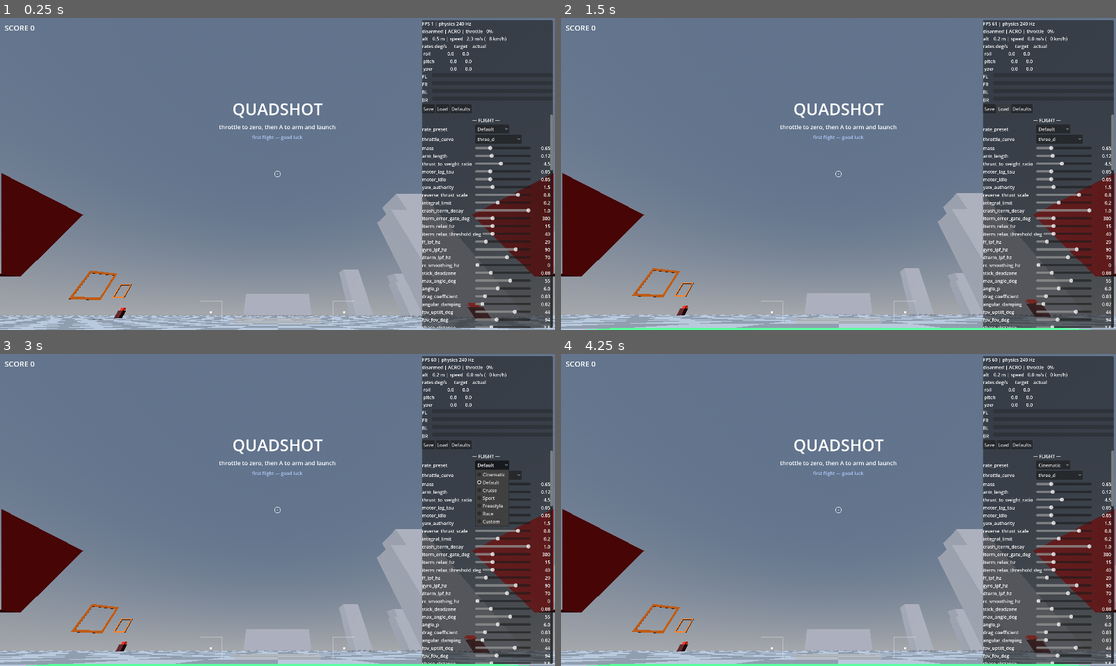
Above: before the commit, frames 1-4 (two rows, left to right).
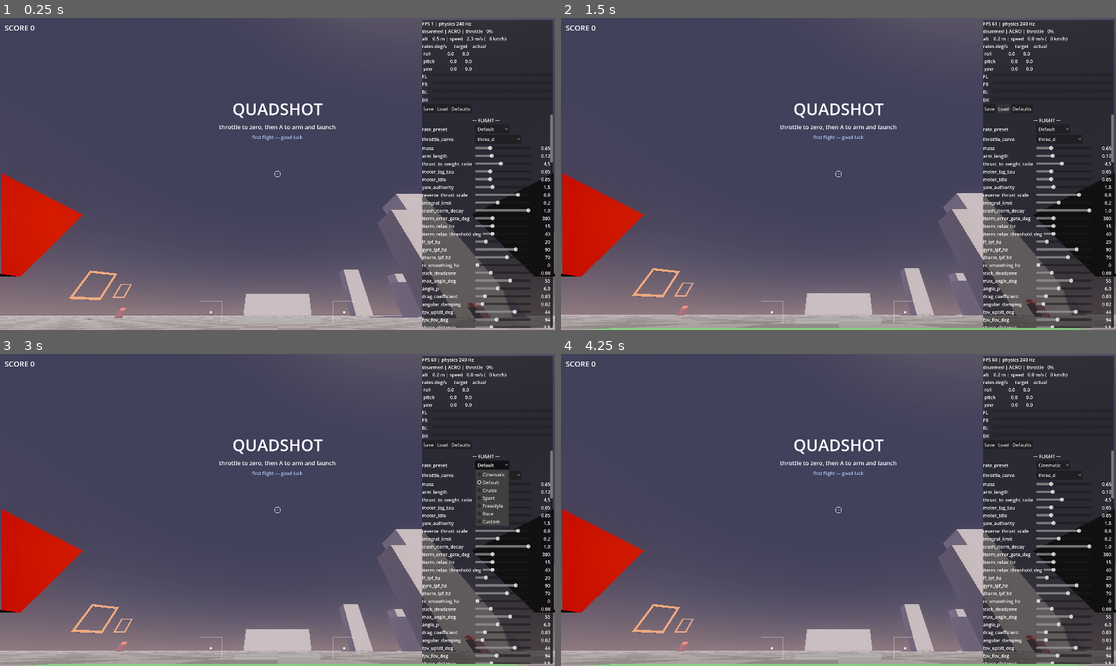
Above: after the commit, the same moments.

Repository: EhudVardi/QuadShot
Game: Godot game, scene res://scenes/dev_map.tscn
The game is run twice, just before and just after one commit, with the same random seed, the same clock (stepped at 60 frames per second) and the same inputs. This scene is started directly instead of the project's main scene.
Inputs:
- Up to frame 1 (0.25 s): no input
- Up to frame 2 (1.5 s): click "Save" at 0.5 s; click "Load" at 1.25 s
- Up to frame 3 (3 s): click "Defaults" at 2 s; click "Default" at 2.75 s
- Up to frame 4 (4.25 s): click "three_d" at 3.5 s

The runs differ from the first frame. In frame 1, 79% of the frame differs, in the area x 0-100%, y 0-100%; in frame 2, 79%; in frame 3, 79%; in frame 4, 79%.

Commit message:
Look pass: post-processing & atmosphere spike on the dev room
The dev room now carries an art-direction-agnostic mood pass, wired
live into the overlay exactly like flight tuning:

- LookConfig (resources/look_config.gd), a TunableConfig holding the
  mood knobs; default_look_config.tres is dialed for a dusk look on
  open, not neutral.
- LookController (scripts/environment/look_controller.gd) writes it
  onto the scene Environment + Sun every frame, so the overlay's new
  LOOK section tunes exposure, glow/bloom, SSAO, fog, color grade,
  ambient and sun angle/energy while the gamepad flies.
- dev_room.tscn: AgX tonemap, screen-blend glow (HDR-thresholded so
  only emissive/sun bloom), SSAO, height fog with warm scatter, a
  dusk procedural sky and a warm low sun.

Main/greybox is untouched: its overlay leaves look_config null, so the
LOOK section and the whole pass are skipped there until the look is
proven and rolled in. No external assets — all config/shaders, within
the greybox asset policy. All five headless tests still pass; main and
dev_map both boot clean.

Diff:
--- /dev/null
+++ b/resources/default_look_config.tres
@@ -0,0 +1,23 @@
+[gd_resource type="Resource" script_class="LookConfig" load_steps=2 format=3]
+
+[ext_resource type="Script" path="res://resources/look_config.gd" id="1_look"]
+
+[resource]
+script = ExtResource("1_look")
+exposure = 1.0
+glow_intensity = 0.9
+glow_strength = 1.0
+glow_bloom = 0.1
+glow_hdr_threshold = 1.0
+ssao_intensity = 2.5
+ssao_radius = 1.2
+fog_density = 0.006
+fog_aerial_perspective = 0.6
+fog_sky_affect = 0.4
+brightness = 1.0
+contrast = 1.08
+saturation = 1.12
+ambient_energy = 1.0
+sun_energy = 1.4
+sun_pitch_deg = 40.0
+sun_yaw_deg = 30.0
--- /dev/null
+++ b/resources/look_config.gd
@@ -0,0 +1,56 @@
+class_name LookConfig
+extends TunableConfig
+
+## Post-processing / atmosphere mood (pre-M5 "look-lite" pass). Live-tunable
+## exactly like FlightConfig: a LookController reads these each frame and
+## writes them onto the scene's Environment and Sun, so the overlay tunes the
+## whole mood while the gamepad flies. Tonemapper is fixed to AgX (filmic,
+## gentle highlight desaturation — kind to emissive/neon); exposure and the
+## rest are the knobs. Defaults are already dialed for a dusk mood, not
+## neutral — the point of the pass is that it looks good on open.
+
+@export_group("Exposure")
+@export var exposure: float = 1.0
+
+@export_group("Glow")
+## Only pixels brighter than glow_hdr_threshold bloom, so emissive/neon and
+## the sun glow while flat surfaces stay crisp. glow_bloom adds a little
+## threshold-independent softness on top.
+@export var glow_intensity: float = 0.9
+@export var glow_strength: float = 1.0
+@export var glow_bloom: float = 0.1
+@export var glow_hdr_threshold: float = 1.0
+
+@export_group("Ambient Occlusion")
+@export var ssao_intensity: float = 2.5
+@export var ssao_radius: float = 1.2
+
+@export_group("Fog")
+@export var fog_density: float = 0.006
+@export var fog_aerial_perspective: float = 0.6
+@export var fog_sky_affect: float = 0.4
+
+@export_group("Color Grade")
+@export var brightness: float = 1.0
+@export var contrast: float = 1.08
+@export var saturation: float = 1.12
+
+@export_group("Lighting")
+@export var ambient_energy: float = 1.0
+@export var sun_energy: float = 1.4
+## Sun elevation (deg above the horizon) and compass angle — the time-of-day
+## and shadow-direction knobs.
+@export var sun_pitch_deg: float = 40.0
+@export var sun_yaw_deg: float = 30.0
+
+
+const SAVE_PATH: String = "user://look_config.tres"
+const DEFAULTS_PATH: String = "res://resources/default_look_config.tres"
+
+
+func save_path() -> String:
+	return SAVE_PATH
+
+
+func defaults_path() -> String:
+	return DEFAULTS_PATH
--- a/scenes/dev_map.tscn
+++ b/scenes/dev_map.tscn
@@ -15,6 +15,7 @@
 [ext_resource type="Resource" path="res://resources/default_audio_config.tres" id="14_acfg"]
 [ext_resource type="PackedScene" path="res://scenes/combat/exit_gate.tscn" id="15_gate"]
 [ext_resource type="PackedScene" path="res://scenes/ui/draft_screen.tscn" id="16_draft"]
+[ext_resource type="Resource" path="res://resources/default_look_config.tres" id="17_lookcfg"]
 
 [node name="Main" type="Node3D"]
 script = ExtResource("4_main")
@@ -48,6 +49,7 @@
 drone = NodePath("../Drone")
 combat_config = ExtResource("7_ccfg")
 audio_config = ExtResource("14_acfg")
+look_config = ExtResource("17_lookcfg")
 
 [node name="Hud" parent="." instance=ExtResource("9_hud")]
 
--- a/scenes/environment/dev_room.tscn
+++ b/scenes/environment/dev_room.tscn
@@ -1,7 +1,9 @@
-[gd_scene load_steps=32 format=3]
+[gd_scene load_steps=34 format=3]
 
 [ext_resource type="Shader" path="res://resources/checker_ground.gdshader" id="1_checker"]
 [ext_resource type="PackedScene" path="res://scenes/environment/gate.tscn" id="2_gate"]
+[ext_resource type="Script" path="res://scripts/environment/look_controller.gd" id="3_look"]
+[ext_resource type="Resource" path="res://resources/default_look_config.tres" id="4_lookcfg"]
 
 [sub_resource type="ShaderMaterial" id="mat_ground"]
 shader = ExtResource("1_checker")
@@ -95,6 +97,13 @@
 size = Vector3(8, 1.5, 30)
 
 [sub_resource type="ProceduralSkyMaterial" id="sky_mat"]
+sky_top_color = Color(0.1, 0.13, 0.22, 1)
+sky_horizon_color = Color(0.5, 0.42, 0.42, 1)
+sky_curve = 0.12
+ground_horizon_color = Color(0.4, 0.34, 0.32, 1)
+ground_bottom_color = Color(0.08, 0.07, 0.09, 1)
+sun_angle_max = 20.0
+sun_curve = 0.08
 
 [sub_resource type="Sky" id="sky"]
 sky_material = SubResource("sky_mat")
@@ -102,6 +111,25 @@
 [sub_resource type="Environment" id="environment"]
 background_mode = 2
 sky = SubResource("sky")
+ambient_light_source = 3
+tonemap_mode = 4
+tonemap_exposure = 1.0
+ssao_enabled = true
+ssao_radius = 1.2
+ssao_intensity = 2.5
+glow_enabled = true
+glow_blend_mode = 1
+glow_bloom = 0.1
+glow_hdr_threshold = 1.0
+fog_enabled = true
+fog_light_color = Color(0.62, 0.56, 0.66, 1)
+fog_sun_scatter = 0.2
+fog_density = 0.006
+fog_aerial_perspective = 0.6
+fog_sky_affect = 0.4
+adjustment_enabled = true
+adjustment_contrast = 1.08
+adjustment_saturation = 1.12
 
 [node name="DevRoom" type="Node3D"]
 
@@ -110,7 +138,13 @@
 
 [node name="Sun" type="DirectionalLight3D" parent="."]
 transform = Transform3D(0.866025, 0.383022, -0.321394, 0, 0.642788, 0.766044, 0.5, -0.663414, 0.55667, 0, 30, 0)
+light_color = Color(1, 0.9, 0.78, 1)
+light_energy = 1.4
 shadow_enabled = true
+
+[node name="LookController" type="Node" parent="."]
+script = ExtResource("3_look")
+look_config = ExtResource("4_lookcfg")
 
 [node name="Ground" type="StaticBody3D" parent="."]
 
--- /dev/null
+++ b/scripts/environment/look_controller.gd
@@ -0,0 +1,66 @@
+class_name LookController
+extends Node
+
+## Applies a LookConfig onto the scene's Environment and Sun every frame
+## (pre-M5 look pass), so the debug overlay tunes the whole mood live — same
+## contract as FlightController re-reading fov/uptilt. Owns no look values
+## itself; the shared default_look_config.tres is the source of truth, so the
+## overlay's LOOK sliders and this controller stay in lockstep.
+
+const TONEMAP_AGX: int = 4  # Environment.TONE_MAPPER_AGX
+
+@export var look_config: LookConfig
+
+@onready var _world_env: WorldEnvironment = get_node_or_null(^"../WorldEnvironment")
+@onready var _sun: DirectionalLight3D = get_node_or_null(^"../Sun")
+
+
+func _ready() -> void:
+	if _world_env == null or _world_env.environment == null or look_config == null:
+		push_warning("[look] missing WorldEnvironment/Sun/config — disabled")
+		set_process(false)
+		return
+	if look_config.load_from_user():
+		print("[look] loaded %s" % look_config.save_path())
+	_enable_features()
+
+
+func _process(_delta: float) -> void:
+	_apply()
+
+
+## Feature toggles are set once; the numeric mood lives in the config and is
+## re-applied each frame so live tuning takes effect immediately.
+func _enable_features() -> void:
+	var env: Environment = _world_env.environment
+	env.tonemap_mode = TONEMAP_AGX
+	env.glow_enabled = true
+	env.ssao_enabled = true
+	env.fog_enabled = true
+	env.adjustment_enabled = true
+
+
+func _apply() -> void:
+	var env: Environment = _world_env.environment
+	env.tonemap_exposure = look_config.exposure
+	env.glow_intensity = look_config.glow_intensity
+	env.glow_strength = look_config.glow_strength
+	env.glow_bloom = look_config.glow_bloom
+	env.glow_hdr_threshold = look_config.glow_hdr_threshold
+	env.ssao_intensity = look_config.ssao_intensity
+	env.ssao_radius = look_config.ssao_radius
+	env.fog_density = look_config.fog_density
+	env.fog_aerial_perspective = look_config.fog_aerial_perspective
+	env.fog_sky_affect = look_config.fog_sky_affect
+	env.adjustment_brightness = look_config.brightness
+	env.adjustment_contrast = look_config.contrast
+	env.adjustment_saturation = look_config.saturation
+	env.ambient_light_energy = look_config.ambient_energy
+	if _sun != null:
+		_sun.light_energy = look_config.sun_energy
+		# Directional light shines along local -Z; negative pitch tilts it
+		# down from the horizon, yaw swings the compass direction.
+		_sun.rotation = Vector3(
+				deg_to_rad(-look_config.sun_pitch_deg),
+				deg_to_rad(look_config.sun_yaw_deg),
+				0.0)
--- a/scripts/ui/debug_overlay.gd
+++ b/scripts/ui/debug_overlay.gd
@@ -12,6 +12,9 @@
 @export var drone: FlightController
 @export var combat_config: CombatConfig
 @export var audio_config: AudioConfig
+## Optional: only the dev-room testbed wires this (its LookController applies
+## it). Null in main.tscn, where the LOOK section is simply skipped.
+@export var look_config: LookConfig
 
 @onready var _telemetry: Label = $Panel/VBox/TelemetryText
 @onready var _motors_box: VBoxContainer = $Panel/VBox/Motors
@@ -122,9 +125,31 @@
 	["wind_volume", 0.0, 1.0, 0.01],
 ]
 
+const _LOOK_FLOAT_ROWS: Array[Array] = [
+	["exposure", 0.2, 3.0, 0.05],
+	["glow_intensity", 0.0, 2.0, 0.05],
+	["glow_strength", 0.0, 2.0, 0.05],
+	["glow_bloom", 0.0, 1.0, 0.01],
+	["glow_hdr_threshold", 0.0, 4.0, 0.05],
+	["ssao_intensity", 0.0, 8.0, 0.1],
+	["ssao_radius", 0.1, 4.0, 0.1],
+	["fog_density", 0.0, 0.1, 0.001],
+	["fog_aerial_perspective", 0.0, 1.0, 0.05],
+	["fog_sky_affect", 0.0, 1.0, 0.05],
+	["brightness", 0.5, 2.0, 0.01],
+	["contrast", 0.5, 2.0, 0.01],
+	["saturation", 0.0, 2.0, 0.01],
+	["ambient_energy", 0.0, 4.0, 0.05],
+	["sun_energy", 0.0, 4.0, 0.05],
+	["sun_pitch_deg", 5.0, 85.0, 1.0],
+	["sun_yaw_deg", -180.0, 180.0, 5.0],
+]
+
 
 func _ready() -> void:
 	_configs = [drone.config, combat_config, audio_config]
+	if look_config != null:
+		_configs.append(look_config)
 	_build_motor_bars()
 	_add_section_header("FLIGHT")
 	var preset_updater: Callable = _add_preset_row(drone.config)
@@ -134,6 +159,9 @@
 	_add_config_rows(combat_config, _COMBAT_FLOAT_ROWS, [])
 	_add_section_header("AUDIO")
 	_add_config_rows(audio_config, _AUDIO_FLOAT_ROWS, [])
+	if look_config != null:
+		_add_section_header("LOOK")
+		_add_config_rows(look_config, _LOOK_FLOAT_ROWS, [])
 	$Panel/VBox/Buttons/SaveButton.pressed.connect(_on_save)
 	$Panel/VBox/Buttons/LoadButton.pressed.connect(_on_load)
 	$Panel/VBox/Buttons/DefaultsButton.pressed.connect(_on_defaults)
Not shown, added: resources/look_config.gd.uid
Not shown: 1 places in scenes/dev_map.tscn that only renumber resources
Not shown, added: scripts/environment/look_controller.gd.uid
Not shown, changed: CLAUDE.md
